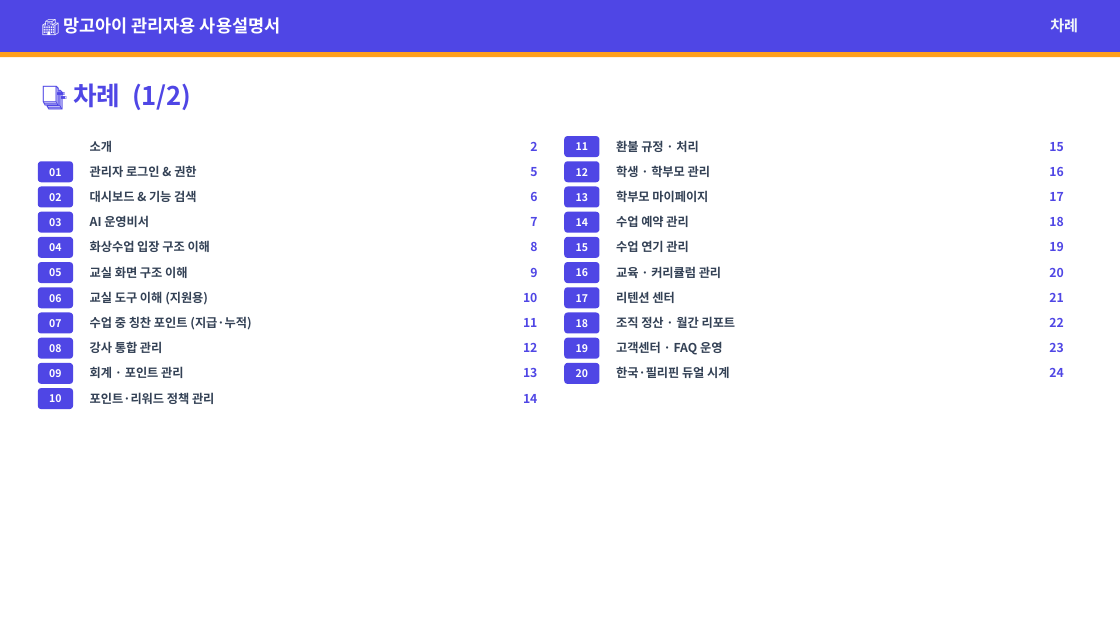
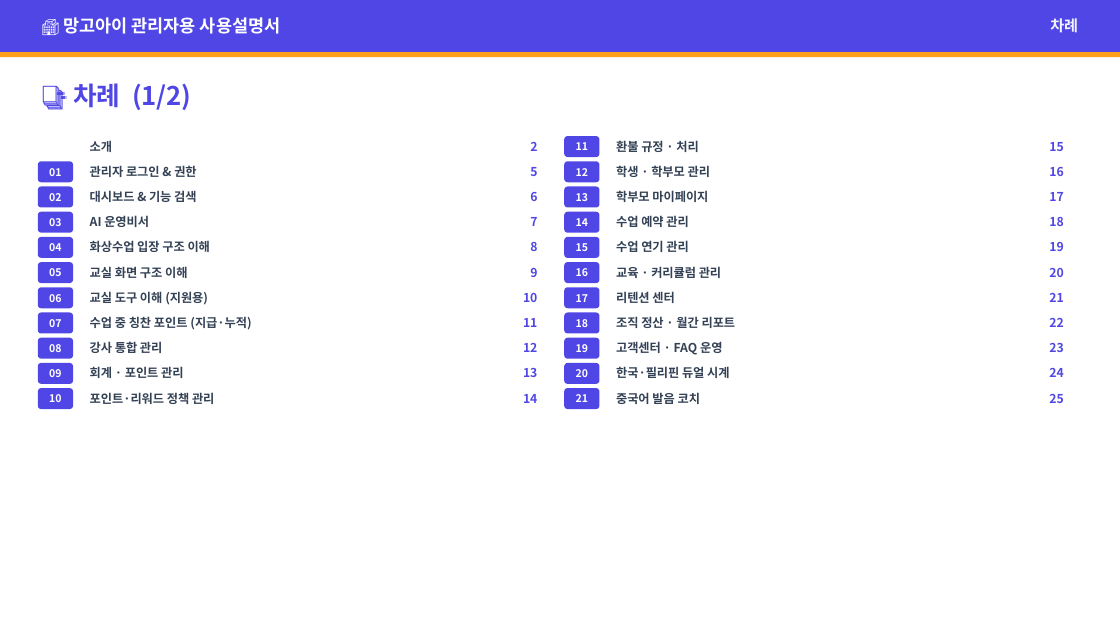
Before and after one commit to navy111p-sudo/mangoiweb, a slide deck: slide 3 of cloudflare-deploy/public/library/admin/admin-kr.pptx. Drawn at 1120x630 pixels with LibreOffice and Linux fonts; fonts in the diff are those of the drawing. Boxes give left, top, right and bottom in pixels: in the first picture for what was removed or moved away, otherwise in the second. Text is boxed around its words. In the diff, an @@ line names an element or a change of style, - is before the commit and + after.

```diff
--- a/cloudflare-deploy/public/library/admin/admin-kr.pptx
+++ b/cloudflare-deploy/public/library/admin/admin-kr.pptx
@@ rounded rectangle added at (x1=565, y1=388, x2=600, y2=409), fill #4F46E5 @@
@@ text added at (x1=576, y1=394, x2=588, y2=402), 9 pt, text #FFFFFF, bold @@
+21
@@ text added at (x1=616, y1=392, x2=700, y2=404), 10.5 pt, text #334155, bold @@
+중국어 발음 코치
@@ text added at (x1=1049, y1=394, x2=1063, y2=403), 10.5 pt, text #4F46E5, bold @@
+25
```
Also in this commit, not shown: 6 other slides changed, 2 slides added, 33 other files.
